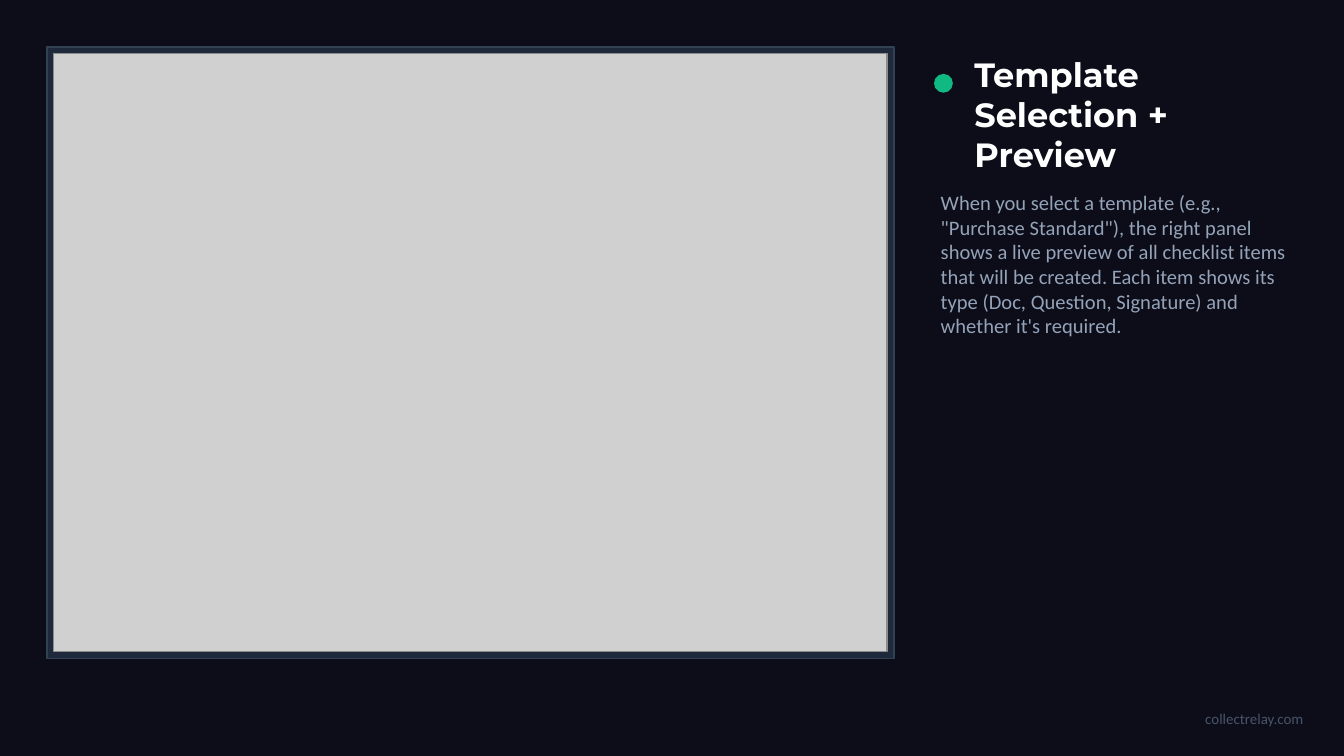
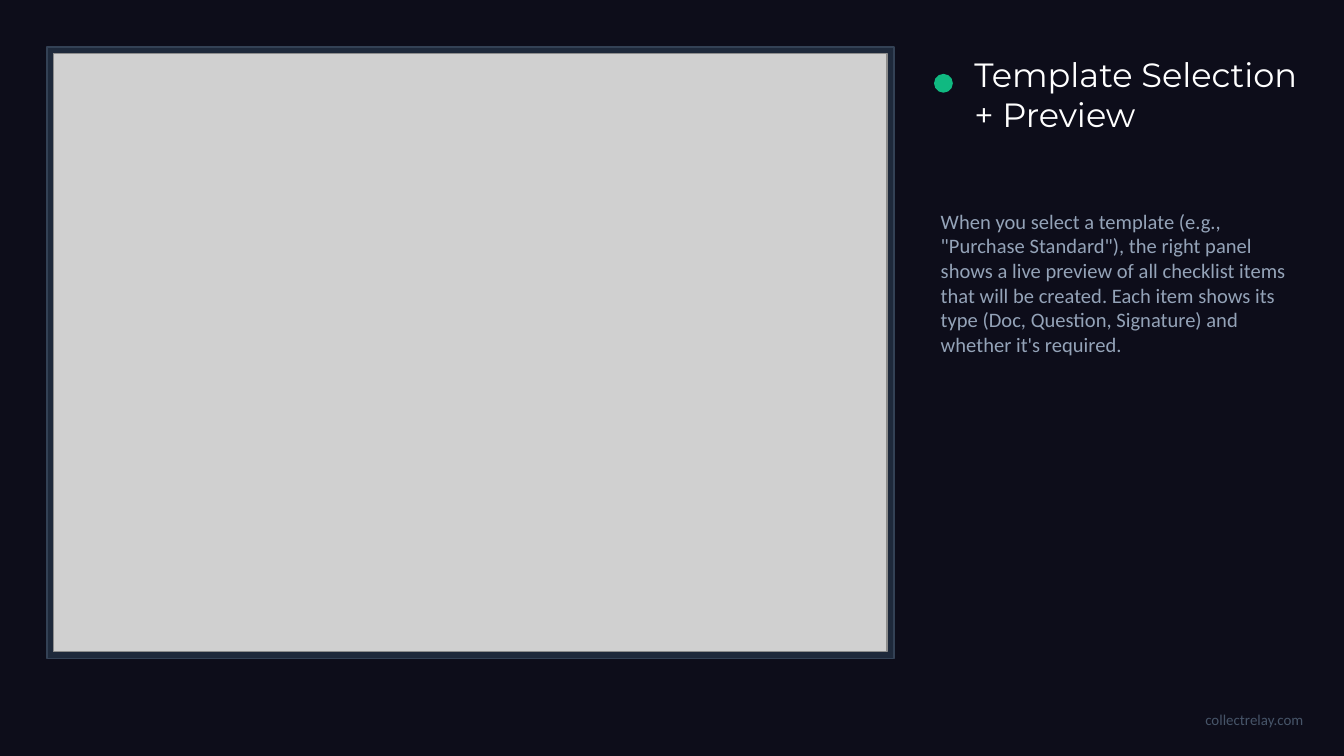
Before and after one commit to mprice78usa/CollectRelay, a slide deck: slide 13 of static/CollectRelay-Walkthrough.pptx. Drawn at 1344x756 pixels with LibreOffice and Linux fonts; fonts in the diff are those of the drawing; grey boxes stand for pictures. Boxes give left, top, right and bottom in pixels: in the first picture for what was removed or moved away, otherwise in the second. Text is boxed around its words. In the diff, an @@ line names an element or a change of style, - is before the commit and + after.

```diff
--- a/static/CollectRelay-Walkthrough.pptx
+++ b/static/CollectRelay-Walkthrough.pptx
@@ text "Template Selection + Preview" at box(974, 62, 1297, 127): bold off @@
@@ text "When you select a template ...": place and size @@
-text "When you select a template ..." at box(941, 195, 1285, 337)
+text "When you select a template ..." at box(941, 214, 1285, 356)
```
Also in this commit, not shown: 25 other slides changed.
